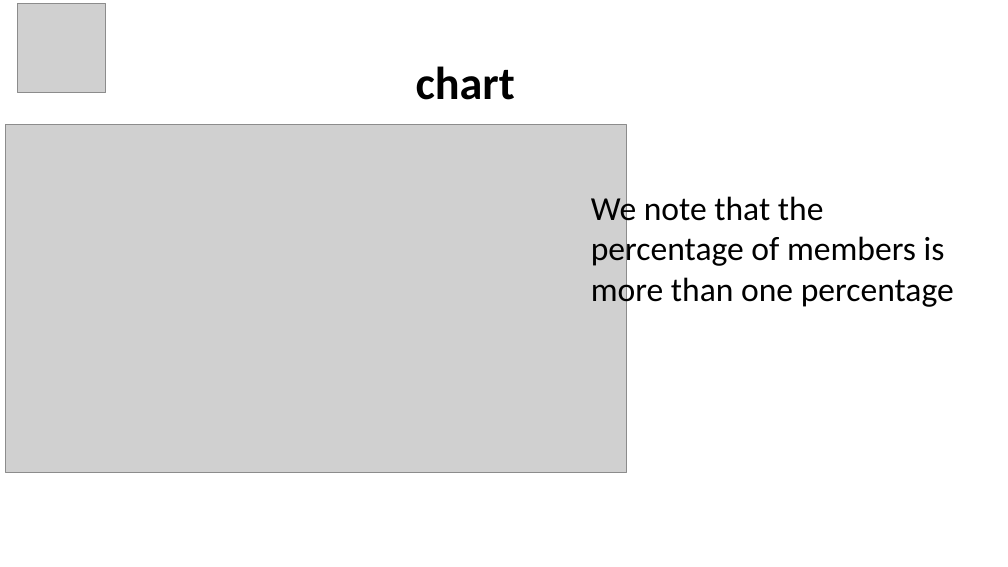
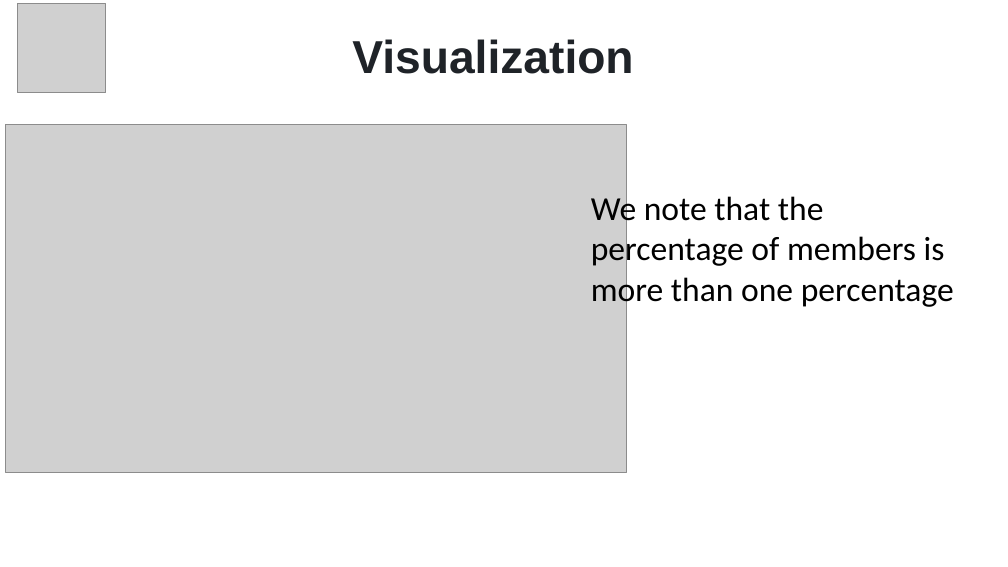
Before and after one commit to O-laksir/PowerBI-Cyclistic-, a slide deck: slide 7 of Cyclistic.pptx (slide 5 before the commit). Drawn at 1008x567 pixels with LibreOffice and Linux fonts; fonts in the diff are those of the drawing; grey boxes stand for pictures. Boxes give left, top, right and bottom in pixels: in the first picture for what was removed or moved away, otherwise in the second. Text is boxed around its words. In the diff, an @@ line names an element or a change of style, - is before the commit and + after.

```diff
--- a/Cyclistic.pptx
+++ b/Cyclistic.pptx
@@ text at box(352, 39, 633, 74): text changed; font Calibri to Arial; text colour #000000 to #1F2328 @@
-chart
+Visualization
```
Also in this commit, not shown: 8 other slides changed, 2 slides added.
